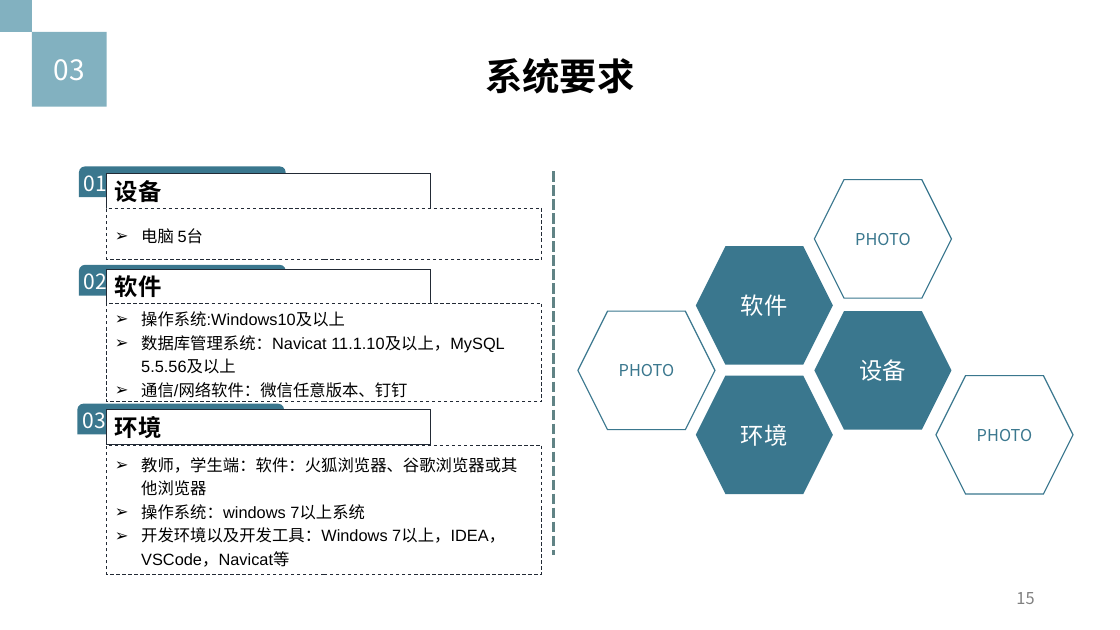
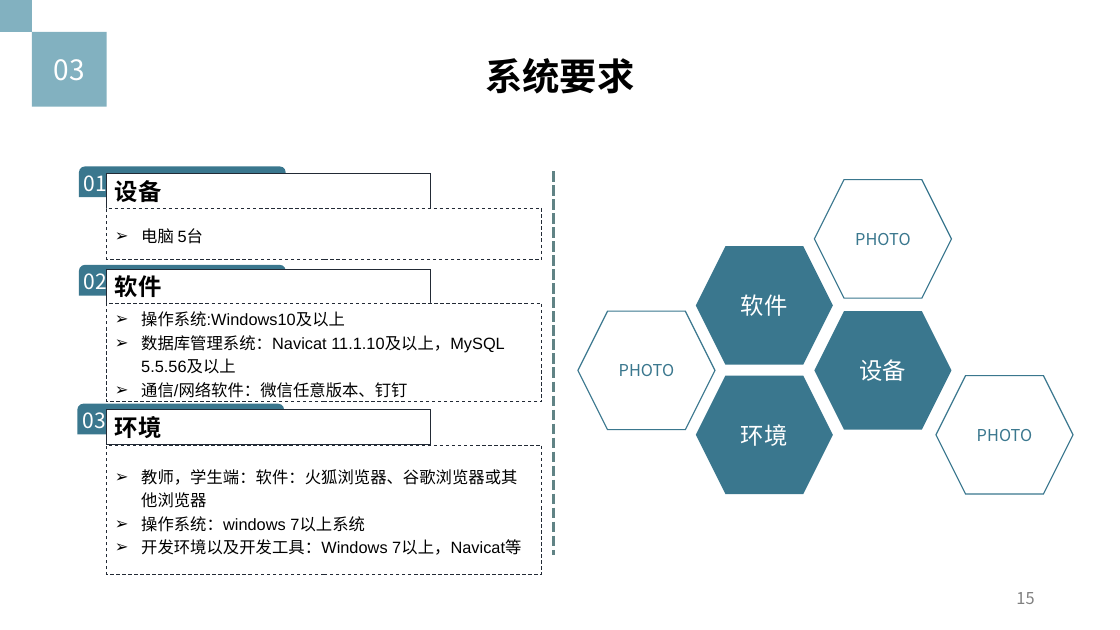
Before and after one commit to Ysuny2333/SRA2022-G15, a slide deck: slide 15 of 项目计划/项目工程计划.pptx. Drawn at 1120x630 pixels with LibreOffice and Linux fonts; fonts in the diff are those of the drawing. Boxes give left, top, right and bottom in pixels: in the first picture for what was removed or moved away, otherwise in the second. Text is boxed around its words. In the diff, an @@ line names an element or a change of style, - is before the commit and + after.

```diff
--- a/项目计划/项目工程计划.pptx
+++ b/项目计划/项目工程计划.pptx
@@ text in rectangle at [141, 539, 521, 555]: text changed @@
-➢ 开发环境以及开发工具：Windows 7以上，IDEA，VSCode，Navicat等
+➢ 开发环境以及开发工具：Windows 7以上，Navicat等
```
Also in this commit, not shown: 5 other slides changed, 3 slides added, 2 slides removed.
